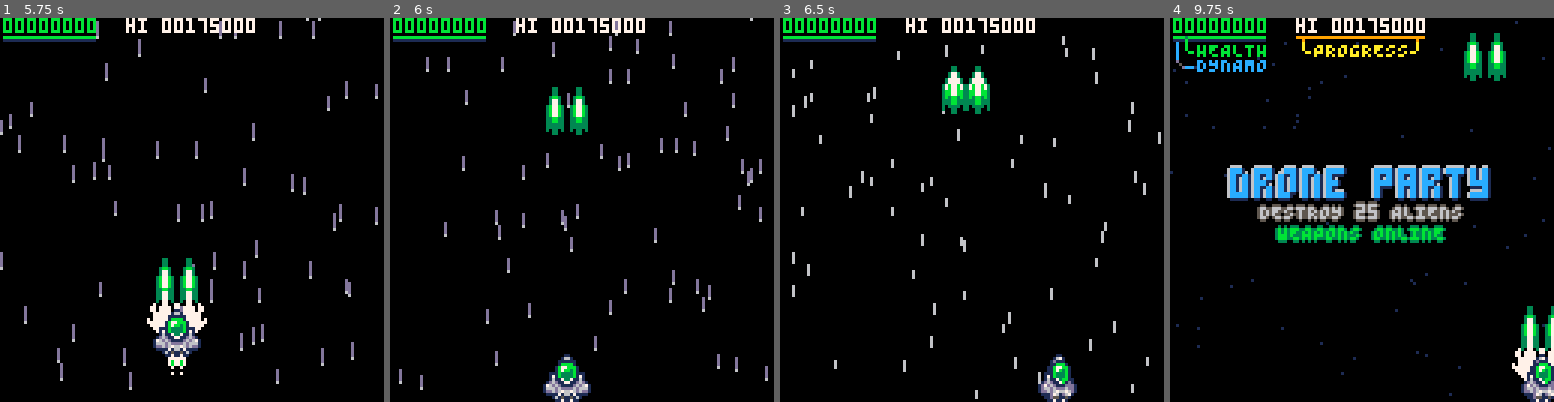
Above: before the commit, frames 1-4 (left to right).
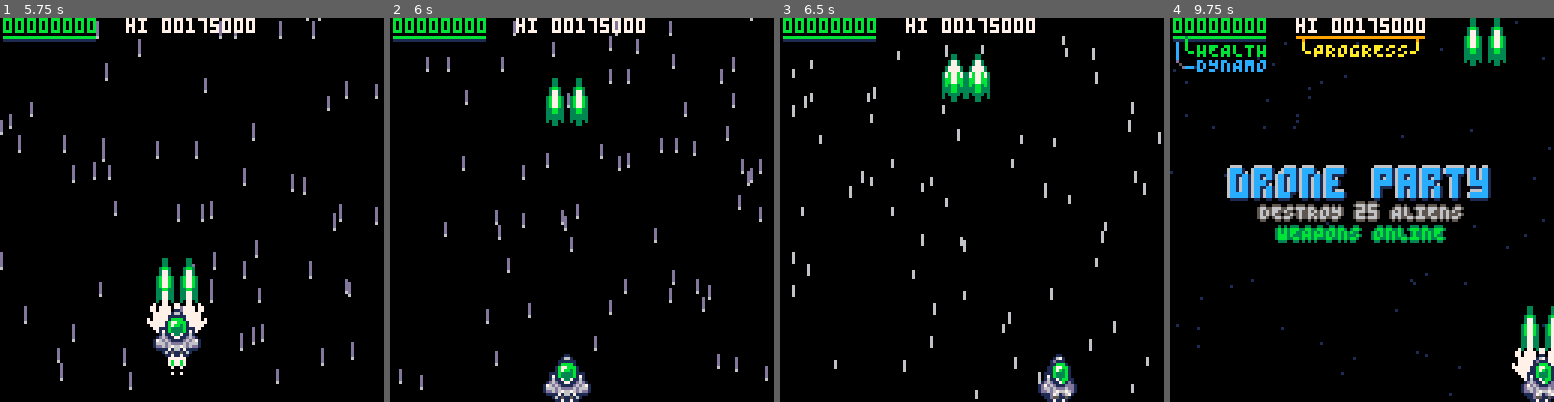
Above: after the commit, the same moments.

Repository: wimpysworld/antsy-alien-attack-pico
Game: PICO-8 cartridge main.p8
Same seed, same stepped clock (60 frames per second), same inputs: the game is played once before the commit and once after it.
Inputs:
- Up to frame 1 (5.75 s): tap X (X key) at 0.33, 1.07, 1.85, 2.97, 4.08, 5.2 s; tap O (Z key) at 0.7, 1.7, 2.1, 2.5, 2.9, 3.3, 3.7, 4.1, 4.5, 4.9, 5.3, 5.7 s; hold Right 1.6-2.1 s; hold Up 2.15-2.42 s; hold Right 2.47-3.03 s; hold Left 3.08-3.58 s; hold Down 3.63-3.97 s; hold Right 4.02-4.68 s; hold Up 4.73-5.03 s; hold Left 5.08-5.68 s; hold Down from 5.73 s (still down)
- Up to frame 2 (6 s): keep holding Down
- Up to frame 3 (6.5 s): release Down at 6.03 s; hold Right from 6.08 s (still down); tap O (Z key) at 6.1 s; tap X (X key) at 6.32 s
- Up to frame 4 (9.75 s): tap O (Z key) every 0.4 s from 6.5 to 9.7 s; release Right at 6.58 s; hold Right 6.63-7.13 s; hold Up 7.18-7.45 s; tap X (X key) at 7.43, 8.55, 9.67 s; hold Right 7.5-8.07 s; hold Left 8.12-8.62 s; hold Down 8.67-9 s; hold Right 9.05-9.72 s

Frame 1 is identical in both runs. In frame 2, 0.8% of the frame differs, in the area x 40-52%, y 15-31%; in frame 3, 1.3%, in the area x 42-55%, y 9-25%; in frame 4, 1.1%.

Commit message:
chore: PICO-8 token optimisations (player weapons)

Diff:
--- a/main.p8
+++ b/main.p8
@@ -1304,41 +1304,38 @@
  local pl=players[player_num]
 
  for i=0,pl.shot_pattern do
-  // rx is used for weapons emit
-  // point. this is for spread shots
-  local rx=pl.x+4
-
+  // x_offset is used to adjust
+  // the emit point
   // this is for the basic weapon
-  if pl.shot_pattern==1 then
-   rx=pl.x
-   if (i>0) rx=pl.x+8
-  end
-  add(rockets,create_projectile(pl,rx,pl.y-4))
-
+  local x_offset=0
+  if (i>0) x_offset=8
+  // spread shot x offset
+  if (pl.shot_pattern>1) x_offset=4
+
+  add(rockets,create_projectile(pl,pl.x+x_offset,pl.y-4))
   local rocket=rockets[#rockets]
   rocket.owner=player_num
   rocket.sprite=sprite_create(pl.rocket_sprites,1,2)
   sprite_hitbox(rocket.sprite,0,1,7,10)
   //rocket.sprite.show_hitbox=true
 
-  local ang,spd,dir,spread=0,0,0,0
-  if pl.shot_pattern==4 then
-   // 5-way
-   dir,spread,spd=
-    0.175,0.04,1.75
-  elseif pl.shot_pattern==3 then
-   // 4-way
-   dir,spread,spd=
-    0.175,0.05,2
-  elseif pl.shot_pattern==2 then
-   // 3-way
-   dir,spread,spd=
-    0.215,0.04,2.5
-  end
-
   // apply pattern
   if pl.shot_pattern>1 then
-   ang=dir+((spread+fc)*i)
+   // 3-way
+   local dir,spread,spd=
+    0.215,0.04,2.5
+
+   if pl.shot_pattern==3 then
+    // 4-way
+    dir,spread,spd=
+     0.175,0.05,2
+   elseif pl.shot_pattern==4 then
+    // 5-way
+    dir,spread,spd=
+     0.175,0.04,1.75
+   end
+
+   local ang=dir+((spread+fc)*i)
    rocket.speed_x=cos(ang)*spd
    rocket.speed_y=sin(ang)*spd
   end
@@ -1373,7 +1370,6 @@
 function update_rockets()
  for rocket in all(rockets) do
   sprite_loop_frame(rocket.sprite,0.5)
-  rocket.speed_y=-4+(level*0.2)
   rocket.x+=rocket.speed_x
   rocket.y+=rocket.speed_y
   if is_outside_playarea(rocket.x,rocket.y) then
